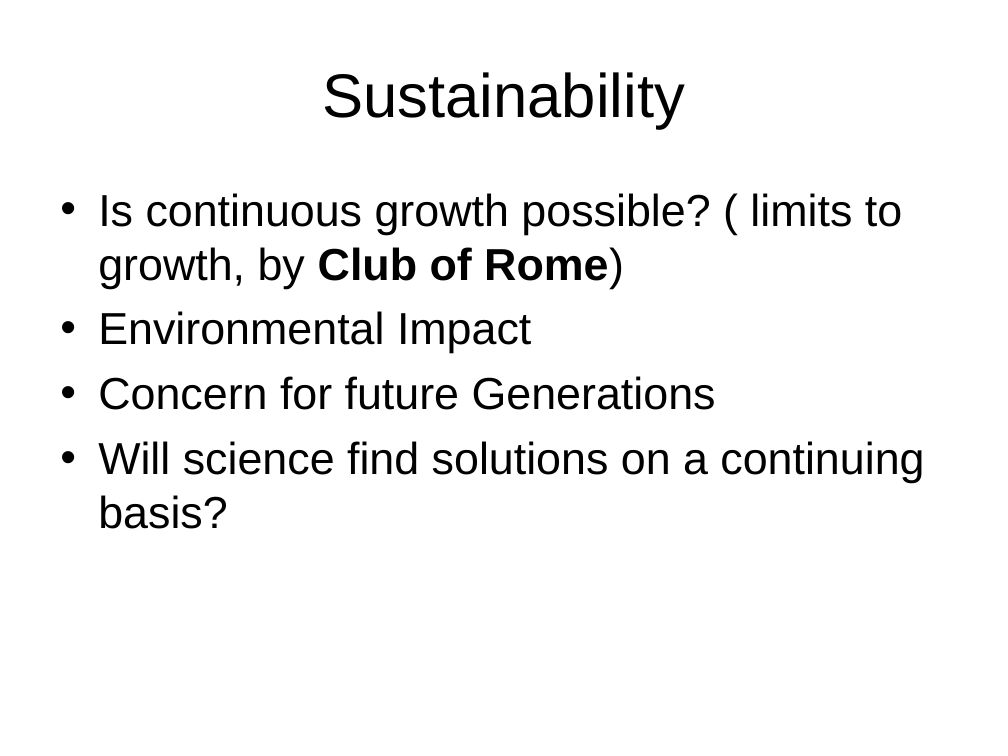
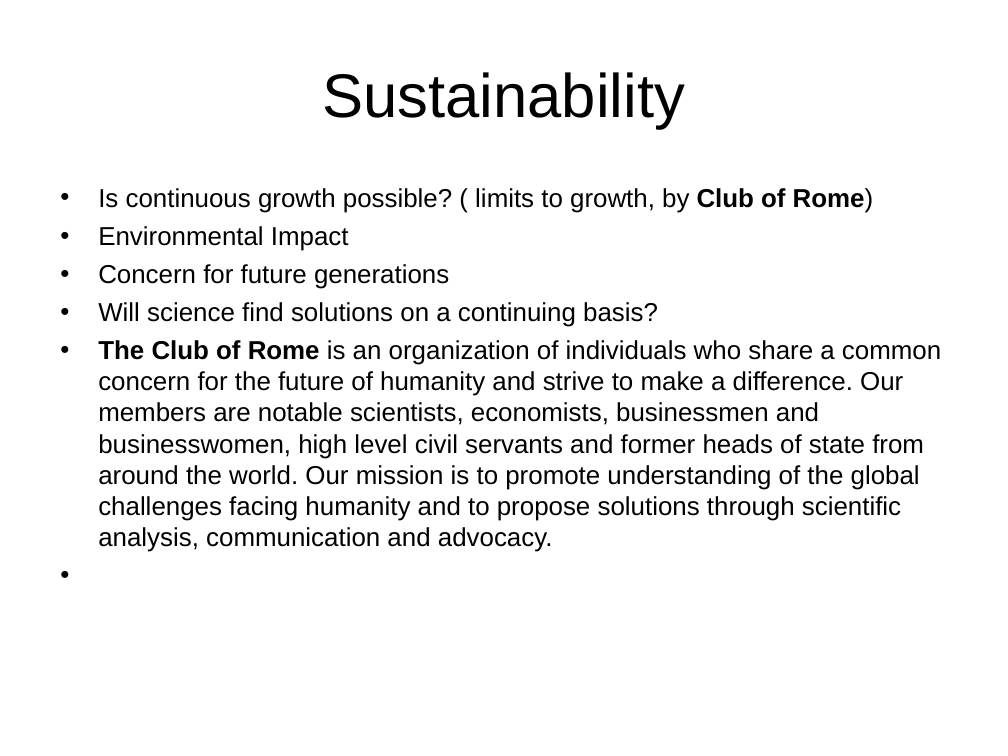
Before and after one commit to kautukraj/MacroEcon, a slide deck: slide 11 of lecture4.ppt (slide 10 before the commit). Drawn at 1008x756 pixels with LibreOffice and Linux fonts; fonts in the diff are those of the drawing; background and template pictures are left out. Boxes give left, top, right and bottom in pixels: in the first picture for what was removed or moved away, otherwise in the second. Text is boxed around its words. In the diff, an @@ line names an element or a change of style, - is before the commit and + after.

```diff
--- a/lecture4.ppt
+++ b/lecture4.ppt
@@ text at <box>98,188,874,327</box>: size 32 to 18.5 pt in "Is continuous growth possible? ( limits to ...", "Environmental Impact", "Will science find solutions on a continuing ..."; less space between paragraphs @@
@@ text at <box>98,264,449,289</box>: text changed; size 32 to 18.5 pt @@
-• Concern for future Generations
+• Concern for future generations
@@ text at <box>98,340,941,552</box>: paragraph added @@
+• The Club of Rome is an organization of individuals who share a common concern for the future of humanity and strive to make a difference. Our members are notable scientists, economists, businessmen and businesswomen, high level civil servants and former heads of state from around the world. Our mission is to promote understanding of the global challenges facing humanity and to propose solutions through scientific analysis, communication and advocacy.
```
Also in this commit, not shown: 2 slides added, 1 slide removed, 14 other files.
